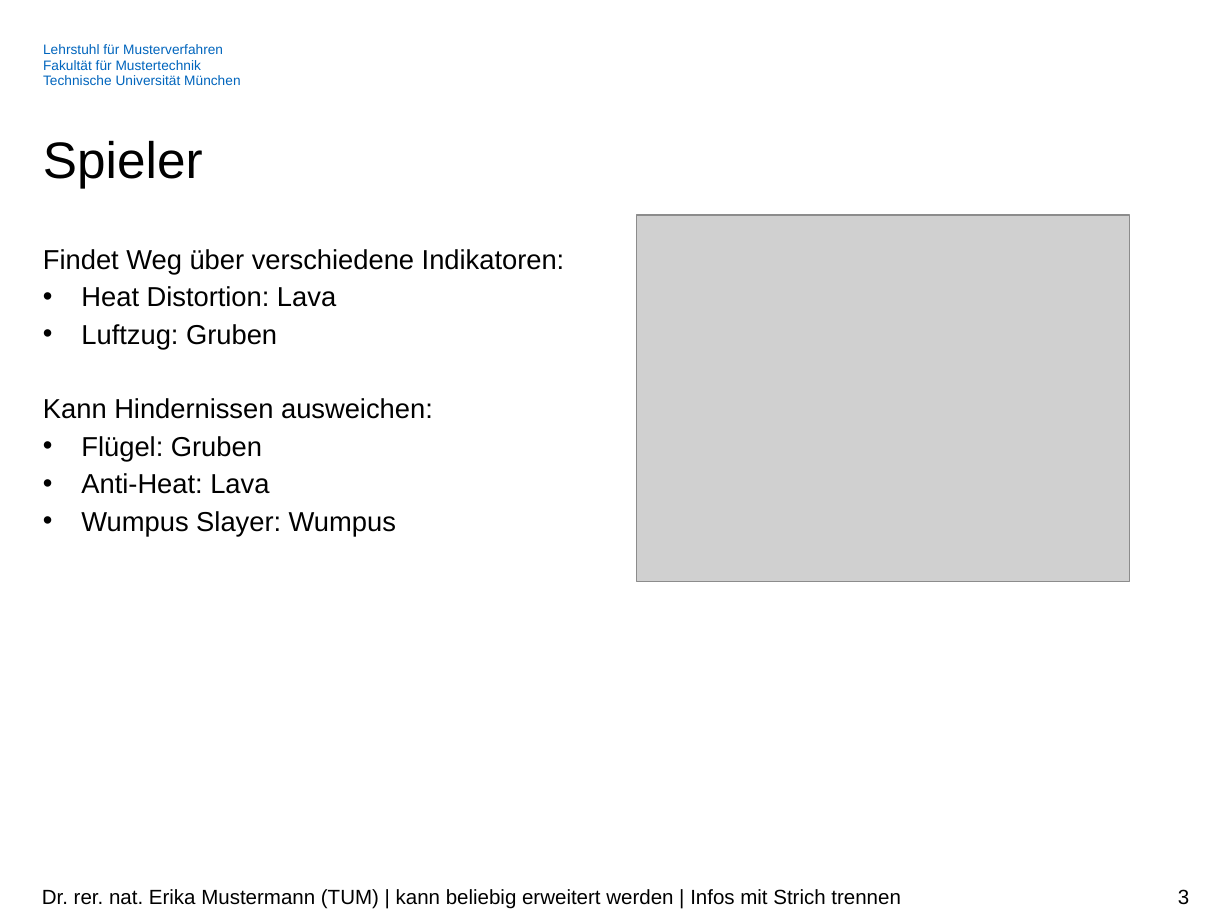
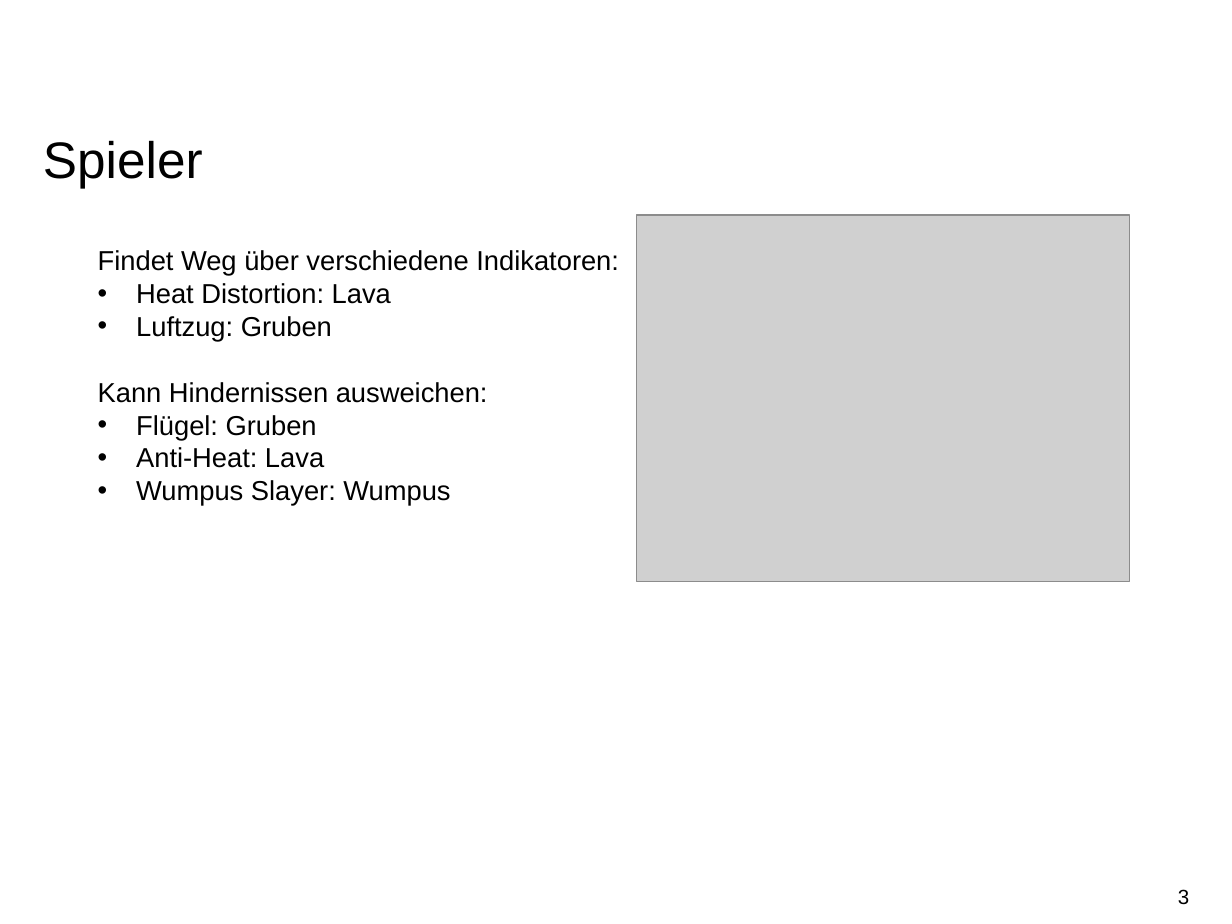
Before and after one commit to AwesomeSuri/ShaderKursWS2018-19, a slide deck: slide 3 of Documentation/Presentation.pptx. Drawn at 1232x924 pixels with LibreOffice and Linux fonts; fonts in the diff are those of the drawing; grey boxes stand for pictures; background and template pictures are left out. Boxes give left, top, right and bottom in pixels: in the first picture for what was removed or moved away, otherwise in the second. Text is boxed around its words. In the diff, an @@ line names an element or a change of style, - is before the commit and + after.

```diff
--- a/Documentation/Presentation.pptx
+++ b/Documentation/Presentation.pptx
@@ text removed at (43, 44, 240, 85) @@
-Lehrstuhl für Musterverfahren
-Fakultät für Mustertechnik
-Technische Universität München
@@ text "Findet Weg über verschiedene Indikatoren:": place and size @@
-text "Findet Weg über verschiedene Indikatoren:" at (43, 249, 565, 536)
+text "Findet Weg über verschiedene Indikatoren:" at (98, 250, 619, 506)
@@ text "Findet Weg über verschiedene Indikatoren:" at (98, 250, 619, 506): line spacing 1.14 to 1 @@
@@ text removed at (42, 889, 900, 909) @@
-Dr. rer. nat. Erika Mustermann (TUM) | kann beliebig erweitert werden | Infos mit Strich trennen
```
Also in this commit, not shown: 2 other slides changed, 2 slides added, 10 other files.
